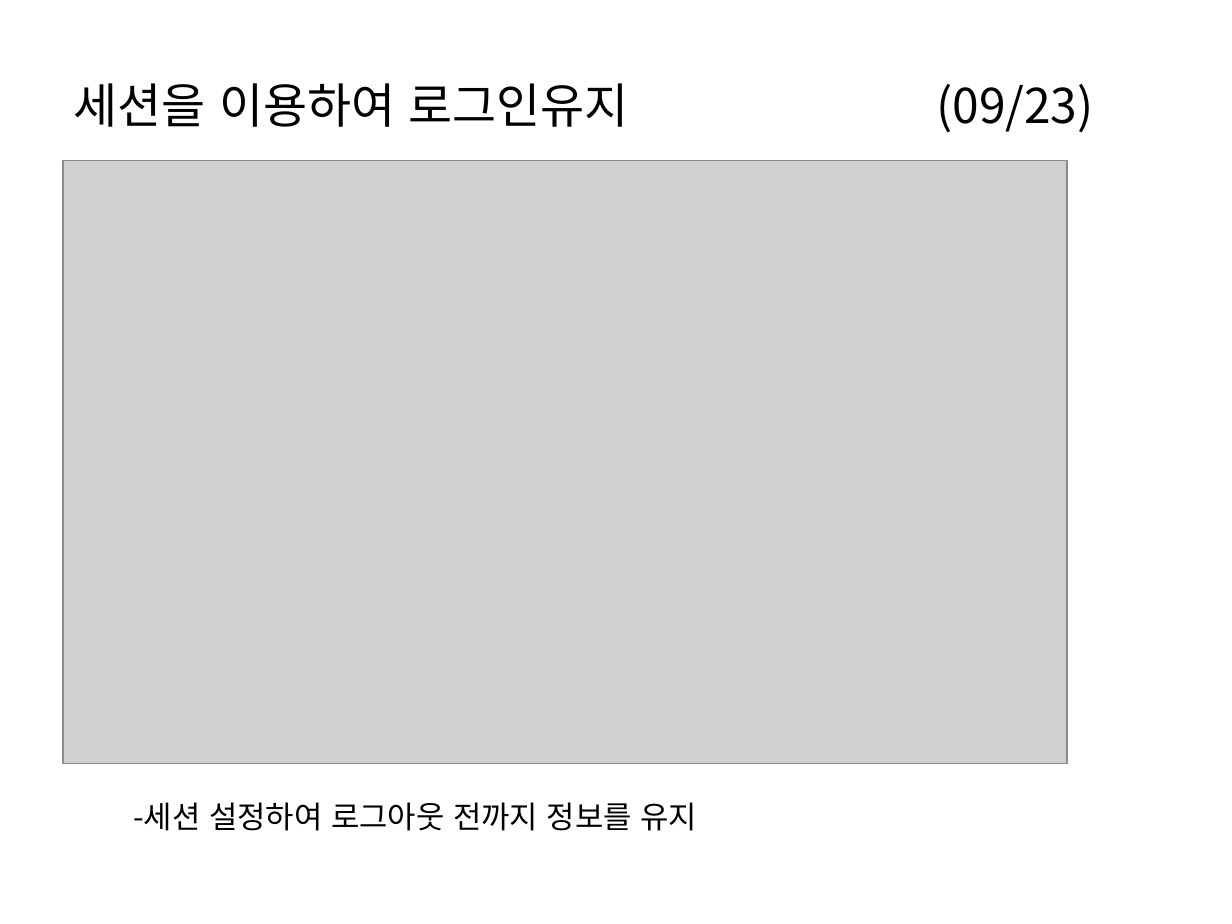
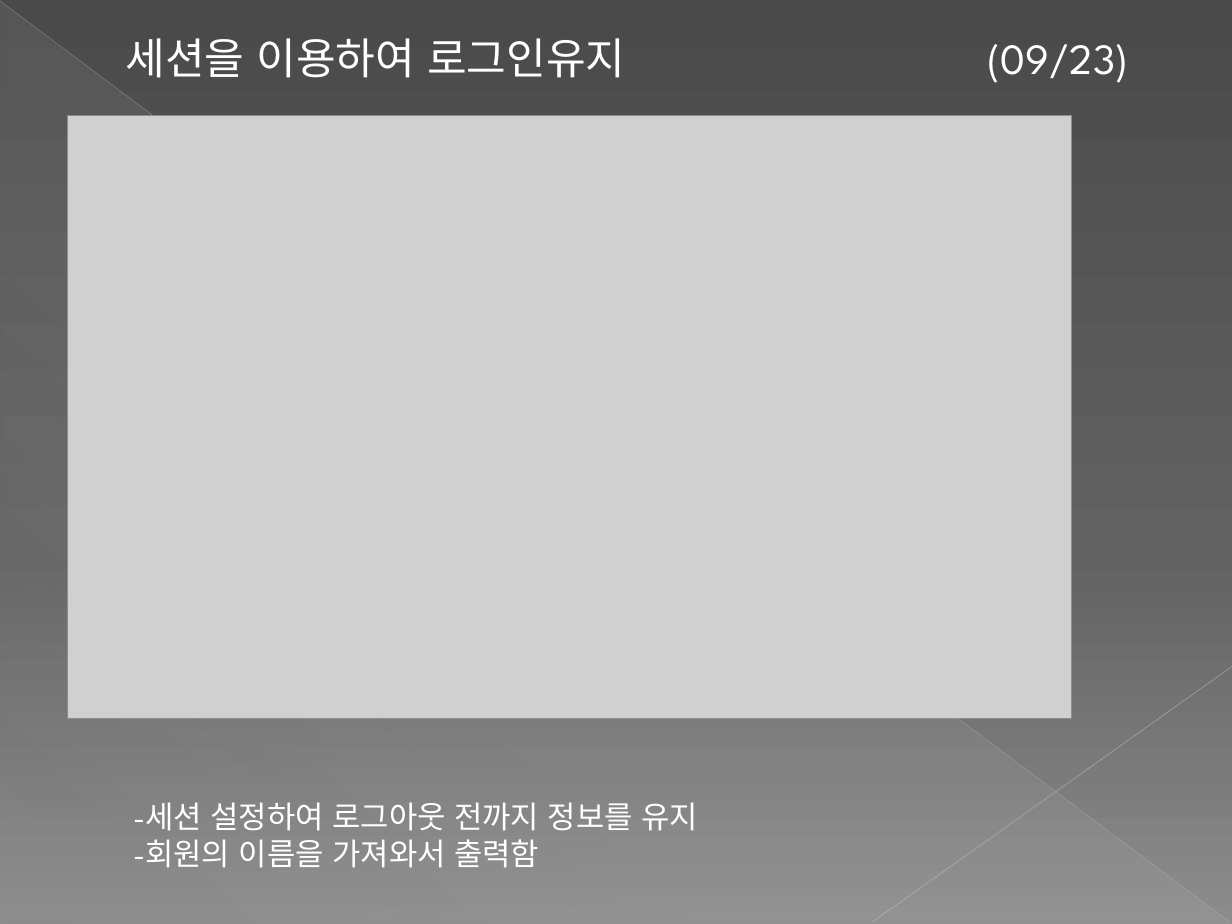
Before and after one commit to HyoJip/team2, a slide deck: slide 5 of ppt/Team2(9-23).pptx. Drawn at 1232x924 pixels with LibreOffice and Linux fonts; fonts in the diff are those of the drawing; grey boxes stand for pictures. Boxes give left, top, right and bottom in pixels: in the first picture for what was removed or moved away, otherwise in the second. Text is boxed around its words. In the diff, an @@ line names an element or a change of style, - is before the commit and + after.

```diff
--- a/ppt/Team2(9-23).pptx
+++ b/ppt/Team2(9-23).pptx
@@ background #FFFFFF to gradient #4A4A4A to #626262 to #8C8C8C @@
@@ line added from (0, 1) to (1231, 923), #BFBFBF 0.39 pt @@
@@ right triangle added at (1, 2, 1231, 924), fill gradient #D2D2D2 @@
@@ title "세션을 이용하여 로그인유지 (09/23)": place and size @@
-title "세션을 이용하여 로그인유지 (09/23)" at (74, 83, 1093, 133)
+title "세션을 이용하여 로그인유지 (09/23)" at (126, 38, 1129, 83)
@@ title "세션을 이용하여 로그인유지 (09/23)" at (126, 38, 1129, 83): size 28 to 25.2 pt, font Noto Sans CJK KR to League Spartan, text colour #000000 to #FFFFFF; indent changed @@
@@ picture: place and size @@
-picture at (63, 160, 1067, 764)
+picture at (68, 116, 1072, 719)
@@ line added from (1232, 667) to (871, 923), #C6C6C6 0.47 pt @@
@@ text at (133, 802, 699, 831): font Noto Sans CJK KR to League Spartan, text colour #000000 to #FFFFFF in "-세션 설정하여 로그아웃 전까지 정보를 유지" @@
@@ text at (133, 839, 539, 868): paragraph added @@
+-회원의 이름을 가져와서 출력함
```
Also in this commit, not shown: 6 other slides changed, 1 slide added.
